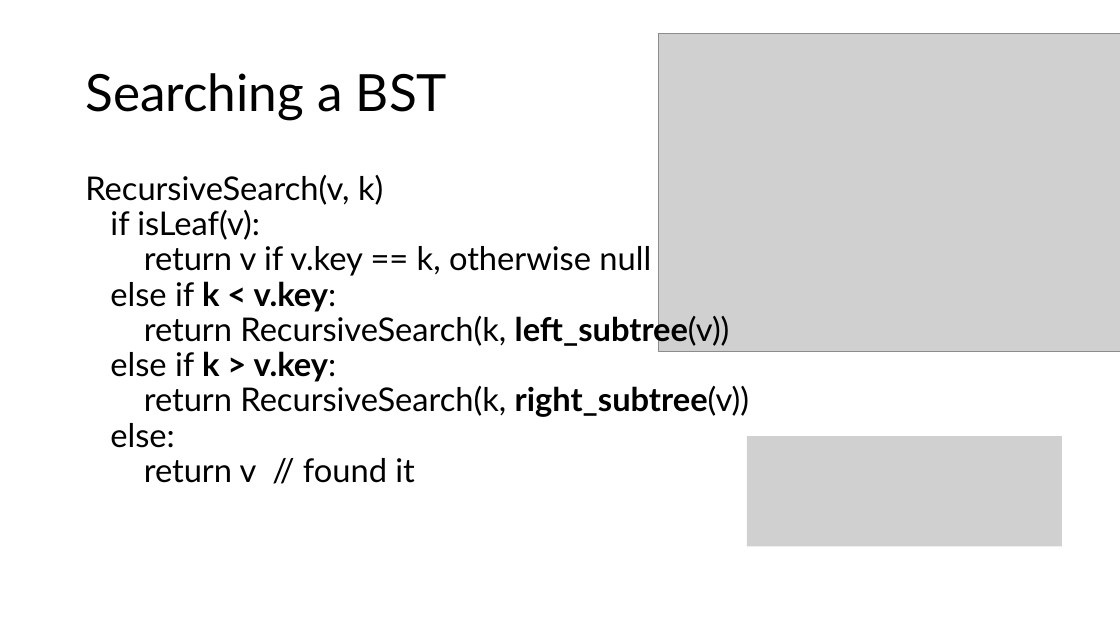
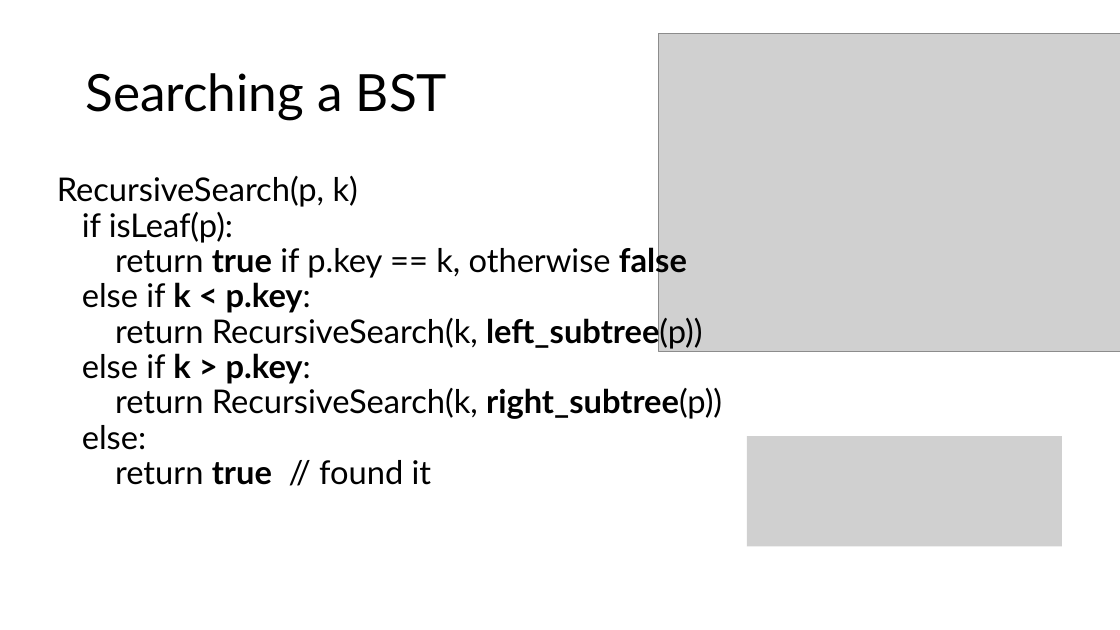
Before and after one commit to sotasota-sfu/cmpt225Summer2026, a slide deck: slide 31 of lectures/lecture22/binary_search_trees.pptx (slide 29 before the commit). Drawn at 1120x630 pixels with LibreOffice and Linux fonts; fonts in the diff are those of the drawing; grey boxes stand for pictures. Boxes give left, top, right and bottom in pixels: in the first picture for what was removed or moved away, otherwise in the second. Text is boxed around its words. In the diff, an @@ line names an element or a change of style, - is before the commit and + after.

```diff
--- a/lectures/lecture22/binary_search_trees.pptx
+++ b/lectures/lecture22/binary_search_trees.pptx
@@ text at bbox=[57, 176, 722, 485]: text changed @@
-RecursiveSearch(v, k)
-if isLeaf(v):
-return v if v.key == k, otherwise null
-else if k < v.key:
-return RecursiveSearch(k, left_subtree(v))
-else if k > v.key:
-return RecursiveSearch(k, right_subtree(v))
-else:
-return v // found it
+RecursiveSearch(p, k)
+if isLeaf(p):
+return true if p.key == k, otherwise false
+else if k < p.key:
+return RecursiveSearch(k, left_subtree(p))
+else if k > p.key:
+return RecursiveSearch(k, right_subtree(p))
+else:
+return true // found it
```
Also in this commit, not shown: 19 other slides changed, 2 slides added, 46 other files.
